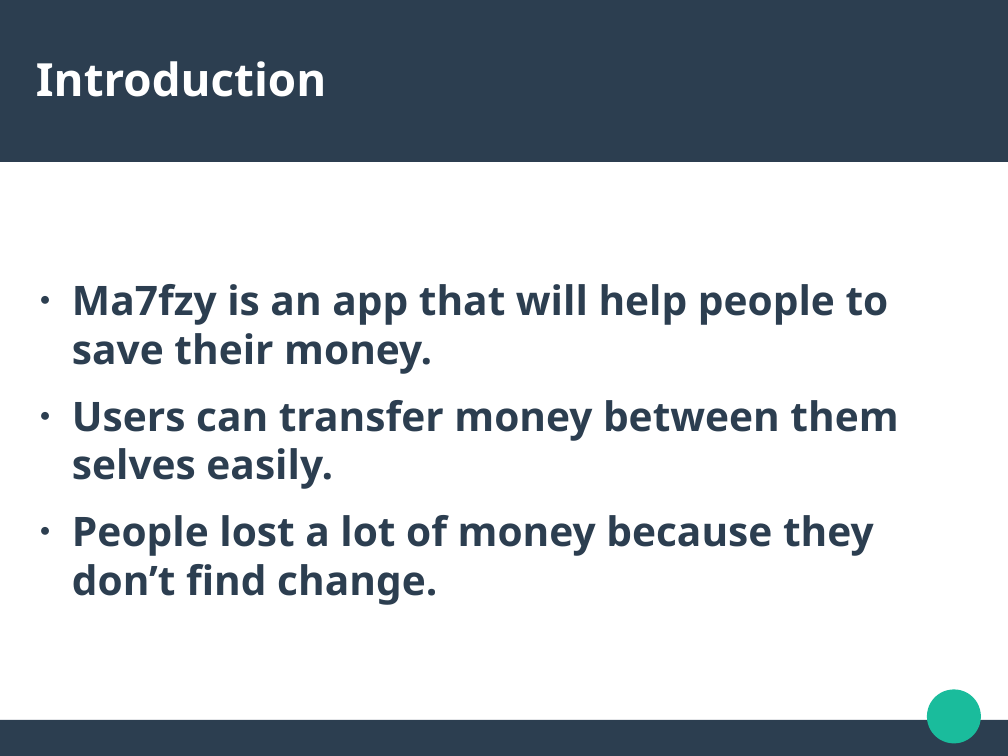
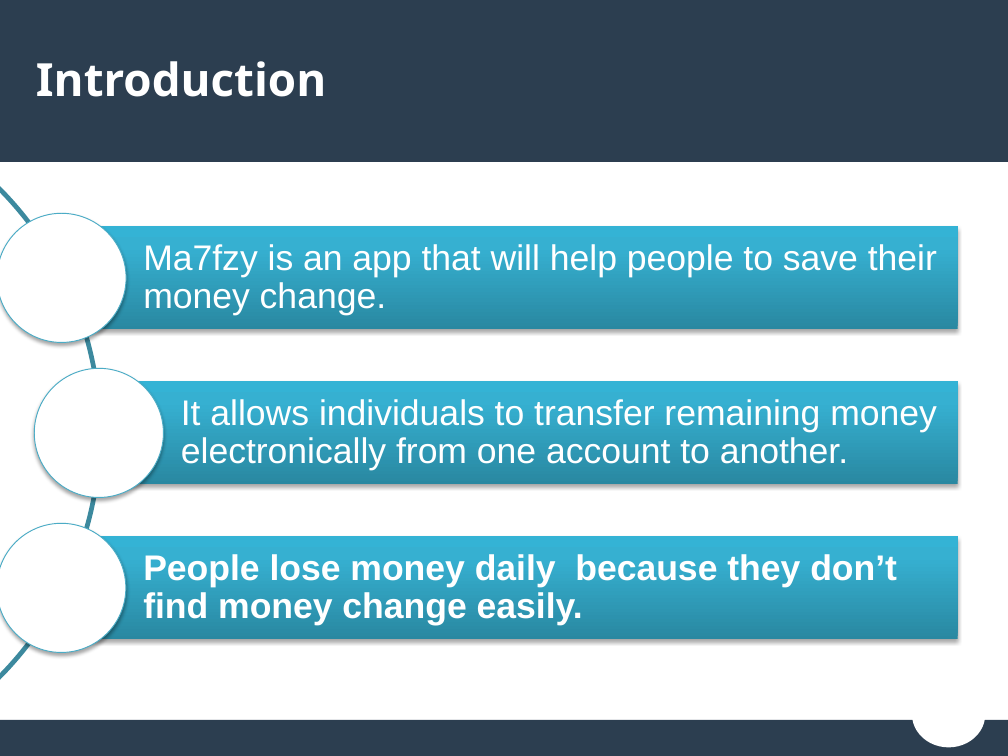
Before and after one commit to YoussifAssem/Parallel-Programming, a slide deck: slide 3 of Presentation/Presentation.pptx. Drawn at 1008x756 pixels with LibreOffice and Linux fonts; fonts in the diff are those of the drawing. Boxes give left, top, right and bottom in pixels: in the first picture for what was removed or moved away, otherwise in the second. Text is boxed around its words. In the diff, an @@ line names an element or a change of style, - is before the commit and + after.

```diff
--- a/Presentation/Presentation.pptx
+++ b/Presentation/Presentation.pptx
@@ text at (x1=143, y1=244, x2=937, y2=315): text changed; size 32 to 28 pt; font Noto Sans to Arial; text colour #2C3E50 to #FFFFFF; bold off @@
-● Ma7fzy is an app that will help people to save their money.
-● Users can transfer money between them selves easily.
-● People lost a lot of money because they don’t find change.
+Ma7fzy is an app that will help people to save their money change.
@@ group added at (x1=0, y1=85, x2=958, y2=756): 3 rectangles, 3 ellipses, 2 texts, 1 arch (boxed as its full ring) @@
+It allows individuals to transfer remaining money electronically from one account to another.
+People lose money daily because they don’t find money change easily.
@@ ellipse added at (x1=914, y1=683, x2=984, y2=746), fill #FFFFFF, outline #FFFFFF 2 pt @@
```
Also in this commit, not shown: 7 other slides changed, 3 slides added, 1 slide removed.
